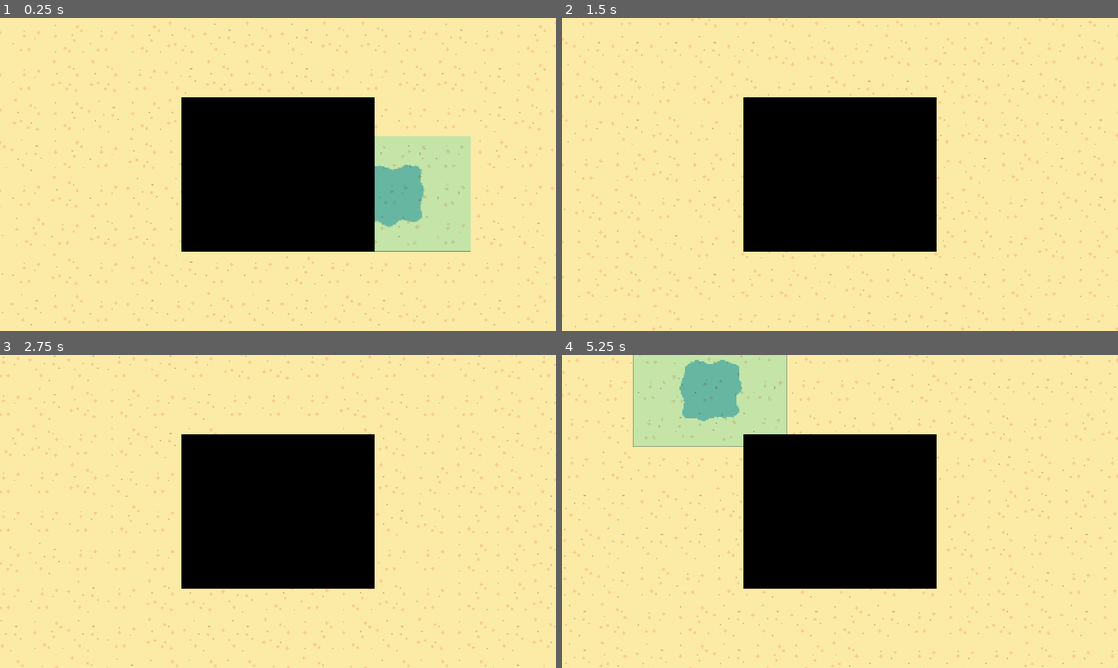
Above: before the commit, frames 1-4 (two rows, left to right).
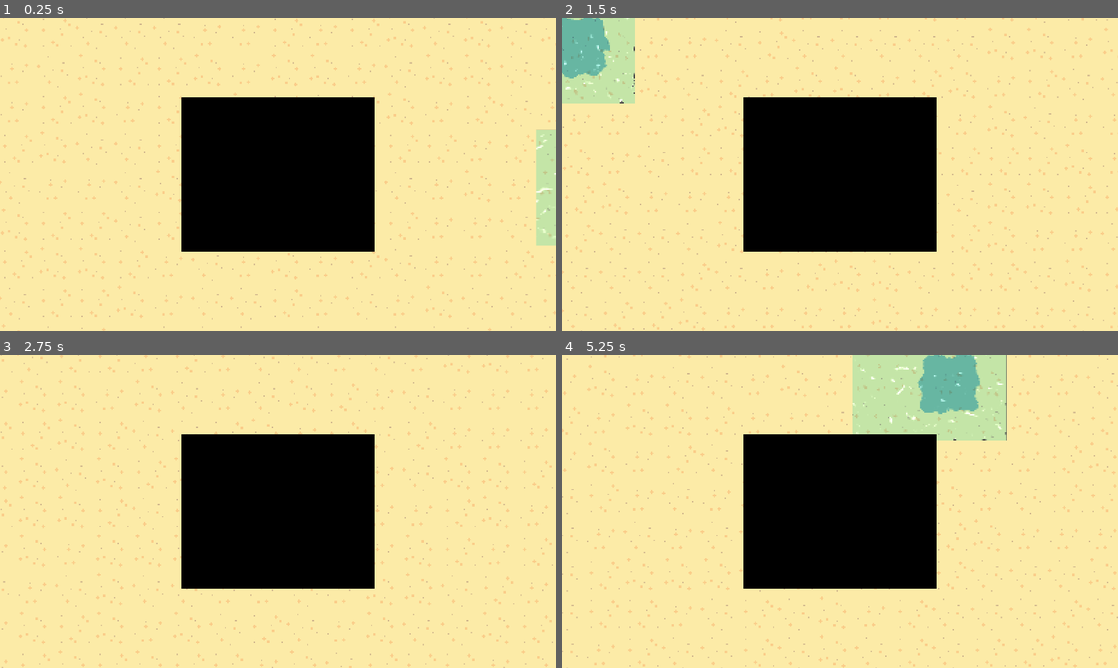
Above: after the commit, the same moments.

Repository: Lukko-Digital/Sift
Game: Godot game, scene res://scenes/main.tscn
Same seed, same stepped clock (60 frames per second), same inputs: the game is played once before the commit and once after it. The engine's default icon, where the game draws it, is replaced by a stand-in: a white triangle on a blue panel in a dark square.
Inputs:
- Up to frame 1 (0.25 s): no input
- Up to frame 2 (1.5 s): hold D (right) 0.53-1.28 s; tap Space (dash) at 0.6, 1.35 s; hold S (down) from 1.28 s (still down)
- Up to frame 3 (2.75 s): release S (down) at 2.03 s; hold D (right) from 2.03 s (still down); tap Space (dash) at 2.1 s
- Up to frame 4 (5.25 s): release D (right) at 2.78 s; hold W (up) 2.78-3.53 s; tap Space (dash) every 0.75 s from 2.85 to 5.1 s; hold A (left) 3.53-5.03 s; hold S (down) from 5.03 s (still down)

The runs differ from the first frame. In frame 1, 11% of the frame differs, in the area x 0-100%, y 0-100%; in frame 2, 7.0%; in frame 3, 3.7%; in frame 4, 18%.

Commit message:
water shader tweaks and noise texture

Diff:
--- a/scenes/main.tscn
+++ b/scenes/main.tscn
@@ -1,8 +1,7 @@
-[gd_scene load_steps=12 format=3 uid="uid://b8md8ehlk518q"]
+[gd_scene load_steps=11 format=3 uid="uid://b8md8ehlk518q"]
 
 [ext_resource type="PackedScene" uid="uid://btje8wwp2nhiu" path="res://scenes/player.tscn" id="1_6t2e7"]
 [ext_resource type="Texture2D" uid="uid://bwyb8bhvk7xbt" path="res://icon.svg" id="2_c03wn"]
-[ext_resource type="Material" uid="uid://cskcaxcflismo" path="res://scripts/shaders/water_shader_material.tres" id="3_dj2jj"]
 [ext_resource type="Texture2D" uid="uid://5c1t1nh02458" path="res://assets/png/tilemap.png" id="3_dlybt"]
 [ext_resource type="PackedScene" uid="uid://bg1eq3h13qdyu" path="res://scenes/water.tscn" id="3_qumnr"]
 [ext_resource type="Shader" path="res://scripts/shaders/pixelate.gdshader" id="4_3x6ol"]
@@ -110,9 +109,8 @@
 
 [node name="water" parent="." instance=ExtResource("3_qumnr")]
 z_index = -20
-material = ExtResource("3_dj2jj")
 tile_set = SubResource("TileSet_vdpqf")
-layer_0/tile_data = PackedInt32Array(-65533, 720896, 5, 3, 720896, 4, -65532, 1114112, 3, 4, 1114112, 4, -65531, 1179648, 3, 5, 1179648, 4, -65530, 1245184, 3, 6, 1245184, 4, -65529, 1310720, 3, 7, 1310720, 4, -65528, 655360, 5, 8, 655360, 4, 65543, 1310720, 5, 131079, 1310720, 6, 65544, 655360, 5, 131080, 655360, 4, 65541, 1179648, 5, 131077, 1179648, 6, 65542, 1245184, 5, 131078, 1245184, 6, 65539, 720896, 5, 131075, 720896, 4, 65540, 1114112, 5, 131076, 1114112, 6, 131074, 655360, 4, 196610, 655360, 5, 196611, 720896, 5, 2, 655360, 4, 65538, 655360, 5, -131070, 655360, 4, -65534, 655360, 5, -131069, 720896, 4, -131068, 655360, 4, -131067, 720896, 4, -131066, 655360, 4, -131065, 720896, 4, -131064, 655360, 4, -131063, 720896, 4, -65527, 720896, 5, 9, 720896, 4, 65545, 720896, 5, 196616, 655360, 5, 131081, 720896, 4, 196617, 720896, 5, 196614, 655360, 5, 196615, 720896, 5, 196612, 655360, 5, 196613, 720896, 5)
+layer_0/tile_data = PackedInt32Array(-131068, 1048576, 2, -65532, 1048576, 3, 4, 1048576, 4, 65540, 1048576, 5, 131076, 1048576, 6, 196612, 1048576, 7, -131067, 1114112, 2, -65531, 1114112, 3, 5, 1114112, 4, 65541, 1114112, 5, 131077, 1114112, 6, 196613, 1114112, 7, -131066, 1179648, 2, -65530, 1179648, 3, 6, 1179648, 4, 65542, 1179648, 5, 131078, 1179648, 6, 196614, 1179648, 7, -131065, 1245184, 2, -65529, 1245184, 3, 7, 1245184, 4, 65543, 1245184, 5, 131079, 1245184, 6, 196615, 1245184, 7, -131064, 1310720, 2, -65528, 1310720, 3, 8, 1310720, 4, 65544, 1310720, 5, 131080, 1310720, 6, 196616, 1310720, 7, -131063, 1376256, 2, -65527, 1376256, 3, 9, 1376256, 4, 65545, 1376256, 5, 131081, 1376256, 6, 196617, 1376256, 7, -131069, 1048576, 2, -65533, 1048576, 3, 3, 1048576, 4, 65539, 1048576, 5, 131075, 1048576, 6, 196611, 1048576, 7, -131070, 1048576, 2, -65534, 1048576, 3, 2, 1048576, 4, 65538, 1048576, 5, 131074, 1048576, 6, 196610, 1048576, 7)
 
 [node name="Sprite2D2" type="Sprite2D" parent="water"]
 z_index = 6
@@ -121,6 +119,7 @@
 texture = ExtResource("2_c03wn")
 
 [node name="player" parent="." instance=ExtResource("1_6t2e7")]
+position = Vector2(-182, 5)
 
 [node name="Camera2D" type="Camera2D" parent="player"]
 zoom = Vector2(4.165, 4.165)
--- a/scenes/water.tscn
+++ b/scenes/water.tscn
@@ -1,4 +1,7 @@
-[gd_scene format=3 uid="uid://bg1eq3h13qdyu"]
+[gd_scene load_steps=2 format=3 uid="uid://bg1eq3h13qdyu"]
+
+[ext_resource type="Material" uid="uid://cskcaxcflismo" path="res://scripts/shaders/water_shader_material.tres" id="1_4mugh"]
 
 [node name="water" type="TileMap"]
+material = ExtResource("1_4mugh")
 format = 2
--- a/scripts/shaders/water.gdshader
+++ b/scripts/shaders/water.gdshader
@@ -2,9 +2,15 @@
 
 uniform sampler2D screen_texture: hint_screen_texture, filter_linear_mipmap;
 
-uniform sampler2D noise: repeat_enable;
-uniform vec2 scroll = vec2(0.02, 0.00);
-uniform float distortion_strength: hint_range(0, 0.02, 0.0001) = 0.01;
+uniform sampler2D noise1: repeat_enable;
+uniform sampler2D noise2: repeat_enable;
+uniform vec2 scroll1 = vec2(0.02, 0.00);
+uniform vec2 scroll2 = vec2(-0.05, 0.02);
+uniform float distortion_strength: hint_range(0, 0.1, 0.0001) = 0.01;
+
+uniform float light_start : hint_range(0.0, 1.0) = 0.65;
+uniform float light_end : hint_range(0.0, 1.0) = 0.75;
+uniform vec4 top_color: source_color;
 
 uniform mat4 view_to_local;
 
@@ -19,12 +25,14 @@
 
 void fragment()
 {
-	vec2 uv = local / vec2(textureSize(noise, 0));
-	vec4 noise_color = texture(noise, uv + scroll * TIME);
+	vec2 uv = local / vec2(textureSize(noise1, 0));
+	float depth = texture(noise1, uv + scroll1 * TIME).r * texture(noise2, uv + scroll2 * TIME).r;
 
-	vec2 distortion_uv = UV + distortion_strength * (noise_color.rr - 0.4);
+	vec2 distortion_uv = UV + distortion_strength * (depth - 0.2);
 
 	vec4 screen_color = texture(TEXTURE, distortion_uv);
 
-	COLOR = screen_color * transparency;
+	vec4 top_light = smoothstep(light_start, light_end, depth) * top_color;
+
+	COLOR = screen_color * transparency + top_light;
 }
--- /dev/null
+++ b/scripts/shaders/water_noise_texture_2d.tres
@@ -0,0 +1,11 @@
+[gd_resource type="NoiseTexture2D" load_steps=2 format=3 uid="uid://cx6iaww7cirnc"]
+
+[sub_resource type="FastNoiseLite" id="FastNoiseLite_8n3l3"]
+fractal_type = 2
+fractal_octaves = 3
+fractal_gain = 0.7
+fractal_weighted_strength = 0.5
+
+[resource]
+seamless = true
+noise = SubResource("FastNoiseLite_8n3l3")
--- a/scripts/shaders/water_reflection_material.tres
+++ b/scripts/shaders/water_reflection_material.tres
@@ -1,17 +1,17 @@
-[gd_resource type="ShaderMaterial" load_steps=4 format=3 uid="uid://514kp5vypyi0"]
+[gd_resource type="ShaderMaterial" load_steps=3 format=3 uid="uid://514kp5vypyi0"]
 
 [ext_resource type="Shader" path="res://scripts/shaders/water.gdshader" id="1_oqx83"]
-
-[sub_resource type="FastNoiseLite" id="FastNoiseLite_rbmge"]
-fractal_type = 2
-
-[sub_resource type="NoiseTexture2D" id="NoiseTexture2D_112ru"]
-noise = SubResource("FastNoiseLite_rbmge")
+[ext_resource type="Texture2D" uid="uid://cx6iaww7cirnc" path="res://scripts/shaders/water_noise_texture_2d.tres" id="2_hpl2i"]
 
 [resource]
 shader = ExtResource("1_oqx83")
-shader_parameter/scroll = Vector2(0.06, 0)
-shader_parameter/distortion_strength = 0.0001
-shader_parameter/view_to_local = Projection(2, 0, 0, 0, 0, 2, 0, 0, 0, 0, 2, 0, 0, 0, 0, 1)
-shader_parameter/transparency = Color(0.341176, 1, 1, 0.454902)
-shader_parameter/noise = SubResource("NoiseTexture2D_112ru")
+shader_parameter/scroll1 = Vector2(0.02, 0)
+shader_parameter/scroll2 = Vector2(-0.05, 0.02)
+shader_parameter/distortion_strength = 0.0003
+shader_parameter/light_start = 0.0
+shader_parameter/light_end = 0.0
+shader_parameter/top_color = Color(0, 0, 0, 0)
+shader_parameter/view_to_local = Projection(4, 0, 0, 0, 0, 4, 0, 0, 0, 0, 4, 0, 0, 0, 0, 1)
+shader_parameter/transparency = Color(0.341176, 1, 1, 0.4)
+shader_parameter/noise1 = ExtResource("2_hpl2i")
+shader_parameter/noise2 = ExtResource("2_hpl2i")
--- a/scripts/shaders/water_shader_material.tres
+++ b/scripts/shaders/water_shader_material.tres
@@ -1,18 +1,17 @@
-[gd_resource type="ShaderMaterial" load_steps=4 format=3 uid="uid://cskcaxcflismo"]
+[gd_resource type="ShaderMaterial" load_steps=3 format=3 uid="uid://cskcaxcflismo"]
 
 [ext_resource type="Shader" path="res://scripts/shaders/water.gdshader" id="1_agdo8"]
-
-[sub_resource type="FastNoiseLite" id="FastNoiseLite_qftfn"]
-fractal_weighted_strength = 1.0
-
-[sub_resource type="NoiseTexture2D" id="NoiseTexture2D_13xlq"]
-seamless = true
-noise = SubResource("FastNoiseLite_qftfn")
+[ext_resource type="Texture2D" uid="uid://cx6iaww7cirnc" path="res://scripts/shaders/water_noise_texture_2d.tres" id="2_tmwg8"]
 
 [resource]
 shader = ExtResource("1_agdo8")
-shader_parameter/scroll = Vector2(0.07, 0)
-shader_parameter/distortion_strength = 0.008
+shader_parameter/scroll1 = Vector2(0.02, 0)
+shader_parameter/scroll2 = Vector2(-0.05, 0.02)
+shader_parameter/distortion_strength = 0.011
+shader_parameter/light_start = 0.479
+shader_parameter/light_end = 0.769
+shader_parameter/top_color = Color(0.517647, 0.490196, 0.52549, 1)
 shader_parameter/view_to_local = Projection(4, 0, 0, 0, 0, 4, 0, 0, 0, 0, 4, 0, 0, 0, 0, 1)
 shader_parameter/transparency = Color(1, 1, 1, 1)
-shader_parameter/noise = SubResource("NoiseTexture2D_13xlq")
+shader_parameter/noise1 = ExtResource("2_tmwg8")
+shader_parameter/noise2 = ExtResource("2_tmwg8")
